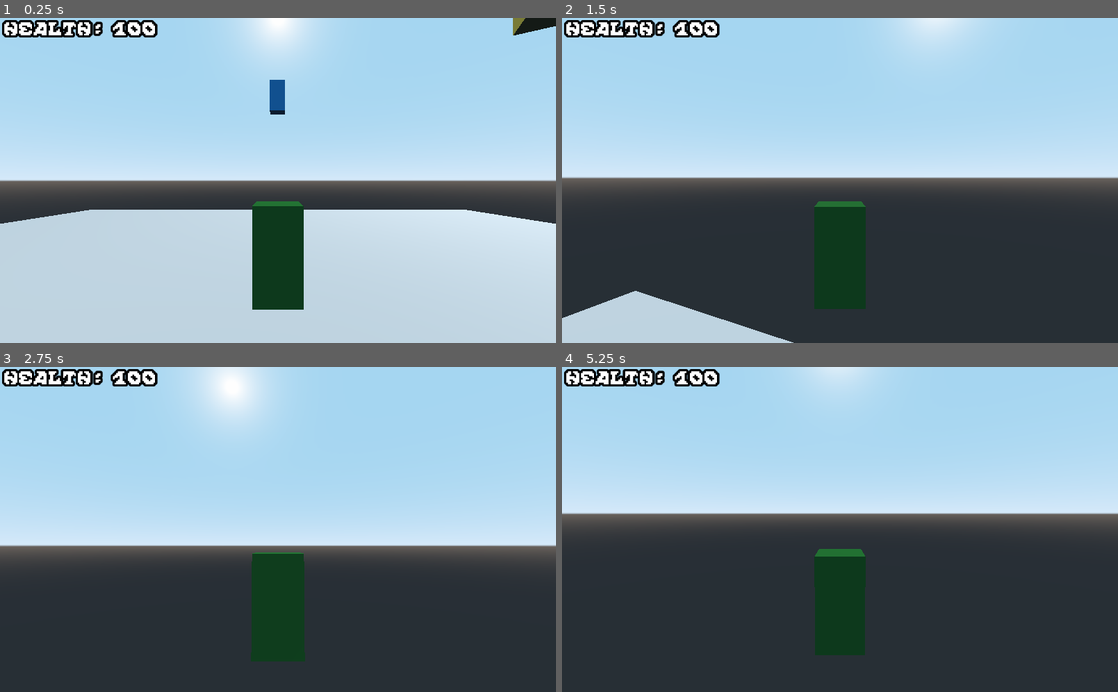
Above: before the commit, frames 1-4 (two rows, left to right).
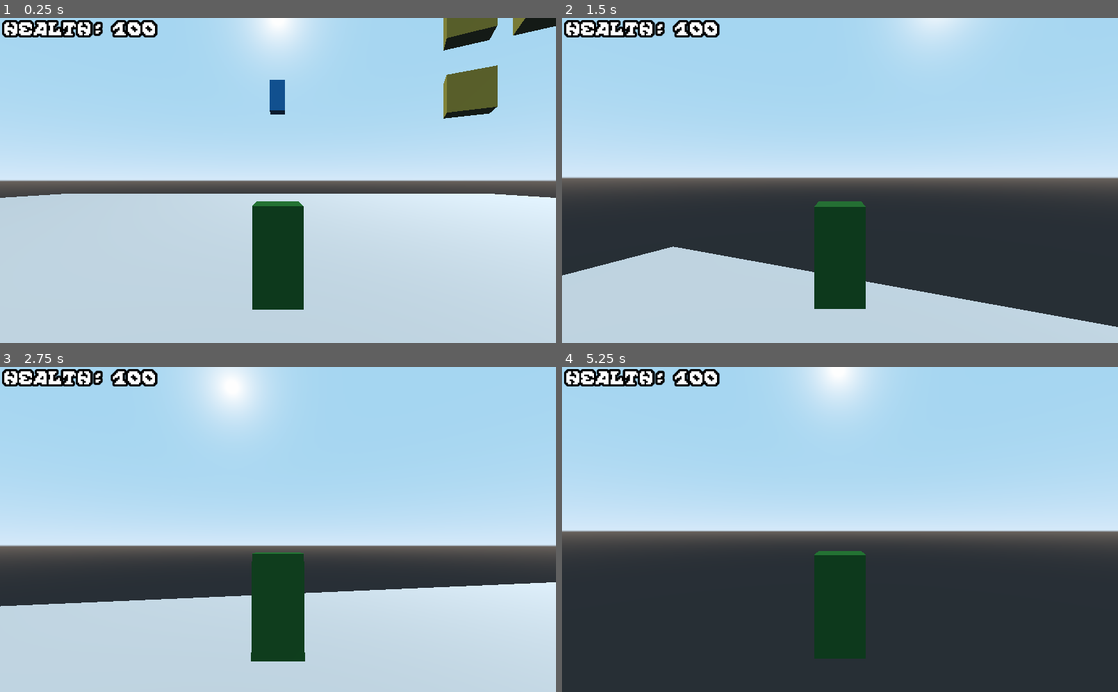
Above: after the commit, the same moments.

Repository: AlaskanGopher/GopherRPG3D
Game: Godot game, scene res://MainScene/InGame.tscn
Same seed, same stepped clock (60 frames per second), same inputs: the game is played once before the commit and once after it.
Inputs (mouse positions are in pixels of both pictures, inside the frame that each line leads up to):
- Up to frame 1 (0.25 s): no input
- Up to frame 2 (1.5 s): tap Enter at 0.5 s; move the mouse to (867, 180) at 0.52 s; hold Shift (movement_run, bound only after the commit) 0.53-1.28 s; hold W (movement_up) from 0.53 s (still down); tap Space (movement_jump) at 0.77 s; move the mouse to (812, 180) at 1.27 s; tap Shift (movement_run, bound only after the commit) at 1.35 s
- Up to frame 3 (2.75 s): keep holding W (movement_up); tap Space (movement_jump) at 1.52 s; move the mouse to (289, 523) at 2.02 s; hold Shift (movement_run, bound only after the commit) from 2.03 s (still down)
- Up to frame 4 (5.25 s): move the mouse to (834, 536) at 2.77 s; release Shift (movement_run, bound only after the commit) at 2.78 s; tap Shift (movement_run, bound only after the commit) at 2.85, 5.1 s; tap Space (movement_jump) at 3.02, 3.5, 3.77 s; move the mouse to (878, 532) at 3.52 s; hold Shift (movement_run, bound only after the commit) 3.53-4.25 s; tap Escape at 4.15 s; release W (movement_up) at 4.25 s; click "Return to game" (after the commit: "Reset") at 4.25 s; tap Enter at 5 s; move the mouse to (795, 526) at 5.02 s; hold W (movement_up) from 5.03 s (still down)

The runs differ from the first frame. In frame 1, 7.3% of the frame differs, in the area x 0-100%, y 0-64%; in frame 2, 14%; in frame 3, 28%, in the area x 0-100%, y 66-100%; in frame 4, 9.5%.

Commit message:
Running and New Blocks

Diff:
--- a/source/MainScene/InGame.tscn
+++ b/source/MainScene/InGame.tscn
@@ -16,9 +16,10 @@
 [node name="Landscape" type="Spatial"]
 
 [node name="Terrain" type="StaticBody" parent="."]
-transform = Transform( 20, 0, 0, 0, 1, 0, 0, 0, 20, 0, 0, 0 )
+transform = Transform( 50, 0, 0, 0, 1, 0, 0, 0, 50, 0, 0, 0 )
 
 [node name="MeshInstance" type="MeshInstance" parent="Terrain"]
+transform = Transform( 1, 0, 0, 0, 1, 0, 0, 0, 1, 0, 0, 0 )
 mesh = SubResource( 1 )
 material/0 = SubResource( 2 )
 
@@ -34,8 +35,17 @@
 [node name="Box" parent="." instance=ExtResource( 2 )]
 transform = Transform( 0.866025, 0, 0.5, 0, 1, 0, -0.5, 0, 0.866025, 10, 4, 5 )
 
-[node name="Box2" parent="." instance=ExtResource( 2 )]
-transform = Transform( 0.499999, 0, 0.866025, 0, 1, 0, -0.866025, 0, 0.499999, 16, 16, -6 )
+[node name="Box2" parent="Box" instance=ExtResource( 2 )]
+transform = Transform( 0.866025, 0, 0.5, 0, 1, 0, -0.5, 0, 0.866025, 10.6962, 12, -6.52628 )
+
+[node name="Box3" parent="Box" instance=ExtResource( 2 )]
+transform = Transform( 0.866026, 0, 0.500001, 0, 1, 0, -0.500001, 0, 0.866026, 36.0699, 13.8668, -21.8952 )
+
+[node name="Box4" parent="Box" instance=ExtResource( 2 )]
+transform = Transform( 0.866026, 0, 0.500001, 0, 1, 0, -0.500001, 0, 0.866026, 36.0699, 25.6545, -21.8952 )
+
+[node name="Box5" parent="Box" instance=ExtResource( 2 )]
+transform = Transform( 0.866026, 0, 0.500001, 0, 1, 0, -0.500001, 0, 0.866026, 7.69195, 28.2822, -3.9514 )
 
 [node name="PauseMenu" parent="." instance=ExtResource( 3 )]
 
--- a/source/PauseMenu/PauseMenu.gd
+++ b/source/PauseMenu/PauseMenu.gd
@@ -21,6 +21,9 @@
 func _on_QuitButton_pressed():
 	get_tree().quit()
 
+func _on_ResetButton_pressed():
+	pass
+
 func _unhandled_key_input(event):
 	if event.pressed and event.scancode == KEY_ESCAPE:
 		if get_tree().paused:
--- a/source/PauseMenu/PauseMenu.tscn
+++ b/source/PauseMenu/PauseMenu.tscn
@@ -34,9 +34,9 @@
 
 [node name="VBoxContainer" type="VBoxContainer" parent="CenterContainer"]
 margin_left = 457.0
-margin_top = 278.0
+margin_top = 266.0
 margin_right = 567.0
-margin_bottom = 322.0
+margin_bottom = 334.0
 size_flags_horizontal = 3
 size_flags_vertical = 3
 __meta__ = {
@@ -51,14 +51,24 @@
 "_edit_use_anchors_": false
 }
 
-[node name="QuitButton" type="Button" parent="CenterContainer/VBoxContainer"]
+[node name="ResetButton" type="Button" parent="CenterContainer/VBoxContainer"]
 margin_top = 24.0
 margin_right = 110.0
 margin_bottom = 44.0
+text = "Reset"
+__meta__ = {
+"_edit_use_anchors_": false
+}
+
+[node name="QuitButton" type="Button" parent="CenterContainer/VBoxContainer"]
+margin_top = 48.0
+margin_right = 110.0
+margin_bottom = 68.0
 text = "Quit"
 __meta__ = {
 "_edit_use_anchors_": false
 }
 
 [connection signal="pressed" from="CenterContainer/VBoxContainer/ReturnButton" to="." method="_on_ReturnButton_pressed"]
+[connection signal="pressed" from="CenterContainer/VBoxContainer/ResetButton" to="." method="_on_ReturnButton_pressed"]
 [connection signal="pressed" from="CenterContainer/VBoxContainer/QuitButton" to="." method="_on_QuitButton_pressed"]
--- a/source/Player/PlayerController.gd
+++ b/source/Player/PlayerController.gd
@@ -6,7 +6,9 @@
 
 
 export (int) var WALKING_ACCELERATION = 100
-export (int) var MAX_SPEED = 25
+export (int) var RUNNING_ACCELERATION = 160
+export (int) var MAX_WALKING_SPEED = 25
+export (int) var MAX_RUNNING_SPEED = 40
 export (float) var FRICTION = .1
 export (float) var DRAG = .1
 export (int) var GRAVITY = 2
@@ -22,8 +24,10 @@
 	input_vector.x = Input.get_action_strength("movement_right") - Input.get_action_strength("movement_left")
 	input_vector.z = Input.get_action_strength("movement_down") - Input.get_action_strength("movement_up")
 	input_vector = input_vector.normalized().rotated(Vector3(0,1,0), rotation.y)
-
-	acceleration += Vector3().move_toward(input_vector * MAX_SPEED, WALKING_ACCELERATION * delta)
+	if Input.is_action_pressed("movement_run"):
+		acceleration += Vector3().move_toward(input_vector * MAX_RUNNING_SPEED, RUNNING_ACCELERATION * delta)
+	else:
+		acceleration += Vector3().move_toward(input_vector * MAX_WALKING_SPEED, WALKING_ACCELERATION * delta)
 
 	if is_on_floor():
 		airTime = 0
@@ -40,7 +44,7 @@
 		acceleration.z -= velocity.z * DRAG
 	acceleration.y -= GRAVITY * airTime
 	velocity += acceleration
-	move_and_slide(velocity, Vector3(0, 1, 0));
+	velocity = move_and_slide(velocity, Vector3(0, 1, 0));
 
 func _input(event):
 	if event is InputEventMouseMotion:
--- a/source/project.godot
+++ b/source/project.godot
@@ -75,6 +75,11 @@
 "events": [ Object(InputEventKey,"resource_local_to_scene":false,"resource_name":"","device":0,"alt":false,"shift":false,"control":false,"meta":false,"command":false,"pressed":false,"scancode":32,"unicode":0,"echo":false,"script":null)
  ]
 }
+movement_run={
+"deadzone": 0.5,
+"events": [ Object(InputEventKey,"resource_local_to_scene":false,"resource_name":"","device":0,"alt":false,"shift":false,"control":false,"meta":false,"command":false,"pressed":false,"scancode":16777237,"unicode":0,"echo":false,"script":null)
+ ]
+}
 movement_crouch={
 "deadzone": 0.5,
 "events": [ Object(InputEventKey,"resource_local_to_scene":false,"resource_name":"","device":0,"alt":false,"shift":false,"control":false,"meta":false,"command":false,"pressed":false,"scancode":16777237,"unicode":0,"echo":false,"script":null)
